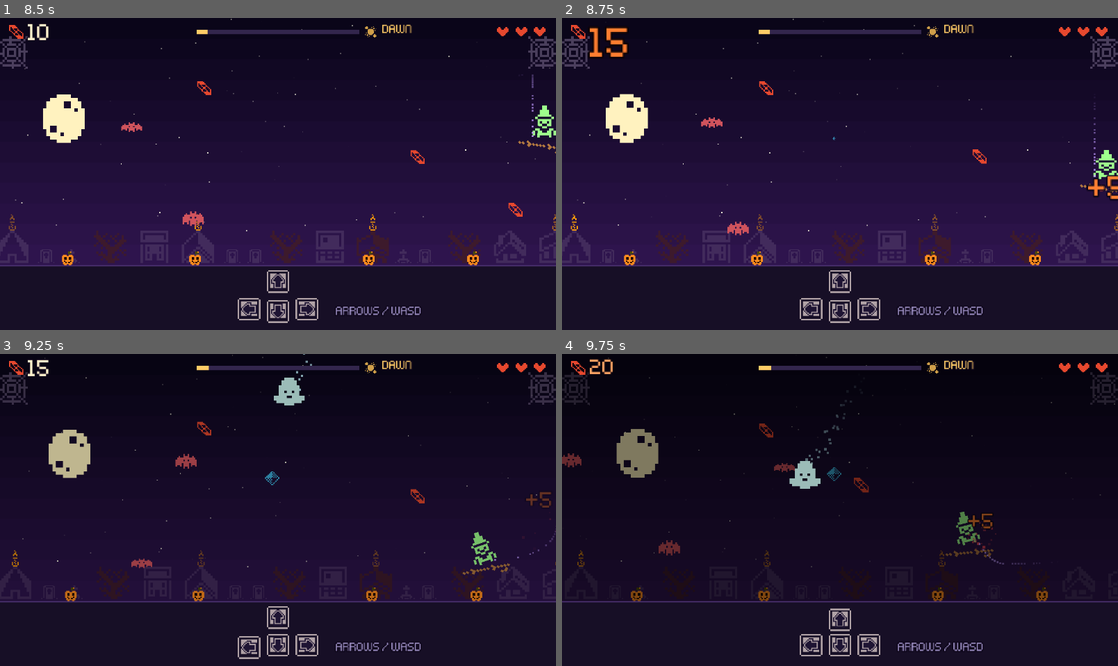
Above: before the commit, frames 1-4 (two rows, left to right).
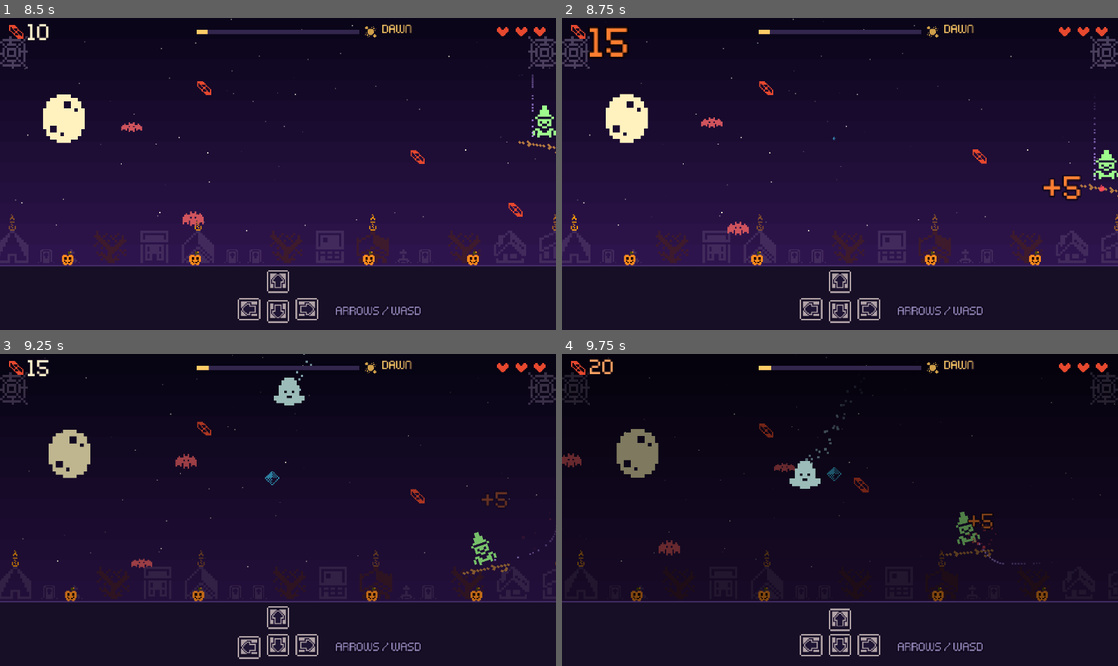
Above: after the commit, the same moments.

Repository: Harindulk/night-broom
Game: Godot game, scene res://main.tscn
The game is run twice, just before and just after one commit, with the same random seed, the same clock (stepped at 60 frames per second) and the same inputs.
Inputs:
- Up to frame 1 (8.5 s): tap Enter at 0.5 s; hold Up 0.53-2.03 s; hold Left 2.03-3.53 s; hold Down 3.53-4.28 s; hold Right 4.28-5.03 s; hold Up 5.03-5.78 s; hold Right 5.78-8.03 s; hold Down from 8.03 s (still down)
- Up to frame 2 (8.75 s): keep holding Down
- Up to frame 3 (9.25 s): release Down at 8.78 s; hold Left from 8.78 s (still down)
- Up to frame 4 (9.75 s): release Left at 9.53 s; hold Up from 9.53 s (still down)

Frame 1 is identical in both runs. In frame 2, 0.5% of the frame differs, in the area x 86-100%, y 50-59%; in frame 3, 0.1%; in frame 4, nothing differs.

Commit message:
Popups stay on screen; stop first-ghost trail before the ghost is freed (console error)

Diff:
--- a/main.gd
+++ b/main.gd
@@ -213,7 +213,7 @@
 func popup(text: String, pos: Vector2, col: Color) -> void:
 	var l := label(text, 16, col, world)
 	l.z_index = 6
-	l.position = pos - Vector2(12, 14)
+	l.position = (pos - Vector2(12, 14)).clamp(Vector2(4, 24), Vector2(W - 64, PLAY_BOTTOM))  # keep near-edge popups on screen
 	l.scale = Vector2(1.6, 1.6)
 	var tw := create_tween()
 	tw.tween_property(l, "scale", Vector2.ONE, 0.25).set_trans(Tween.TRANS_BACK).set_ease(Tween.EASE_OUT)
@@ -775,9 +775,11 @@
 	var mid := Vector2(lerp(g.position.x, KEY_POS[k].x, 0.5) + randf_range(-80, 80), 120)
 	var d1 := 1.1 if first else 0.55
 	var d2 := 0.8 if first else 0.5
+	var trail: Tween = null
 	if first:
 		_dim(0.5, 0.5, 0.0)
-		create_tween().tween_method(func(_v: float):
+		trail = create_tween()
+		trail.tween_method(func(_v: float):
 			if is_instance_valid(g):
 				particles.append({"p": g.position + Vector2(randf_range(-6, 6), randf_range(-6, 6)), "v": Vector2(0, 15), "life": 0.6, "max": 0.6, "c": C_GHOST, "s": 2.0}),
 			0.0, 1.0, d1 + d2)
@@ -786,6 +788,8 @@
 	tw.tween_property(g, "position", KEY_POS[k] + Vector2(14, -13), d2).set_trans(Tween.TRANS_BACK).set_ease(Tween.EASE_IN)
 	tw.parallel().tween_property(g, "scale", Vector2.ONE, d2)
 	tw.tween_callback(func():
+		if trail:
+			trail.kill()  # stop the trail before its lambda's captured ghost is freed
 		g.queue_free()
 		if my_run != run_id:
 			return
